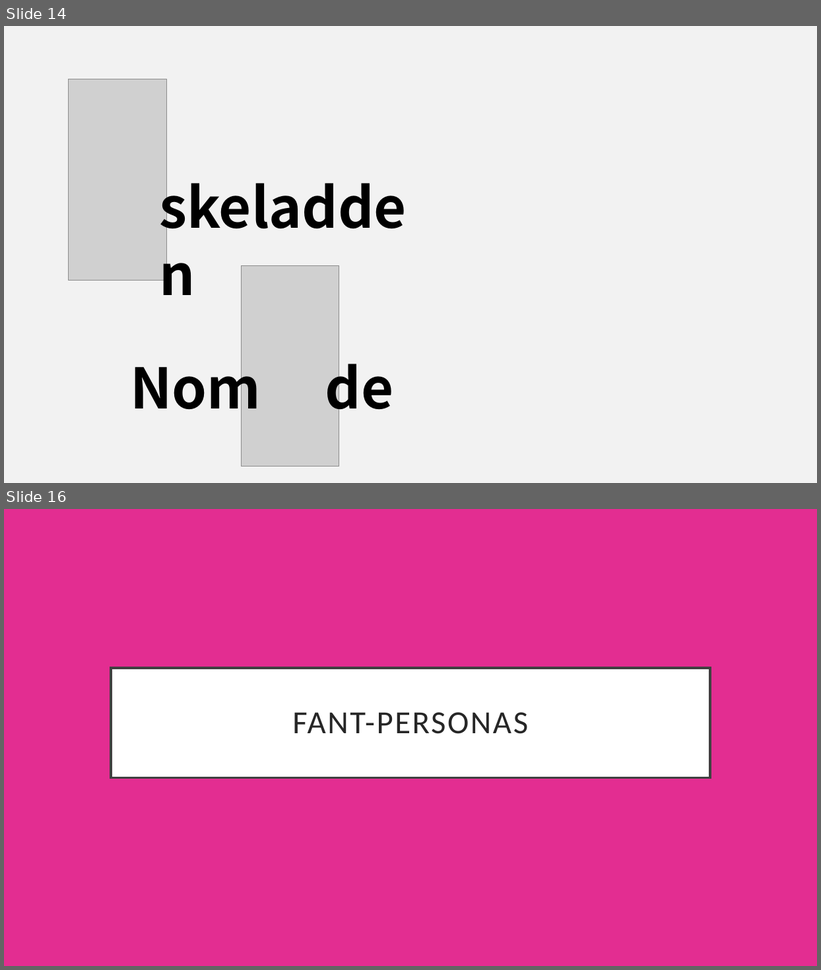
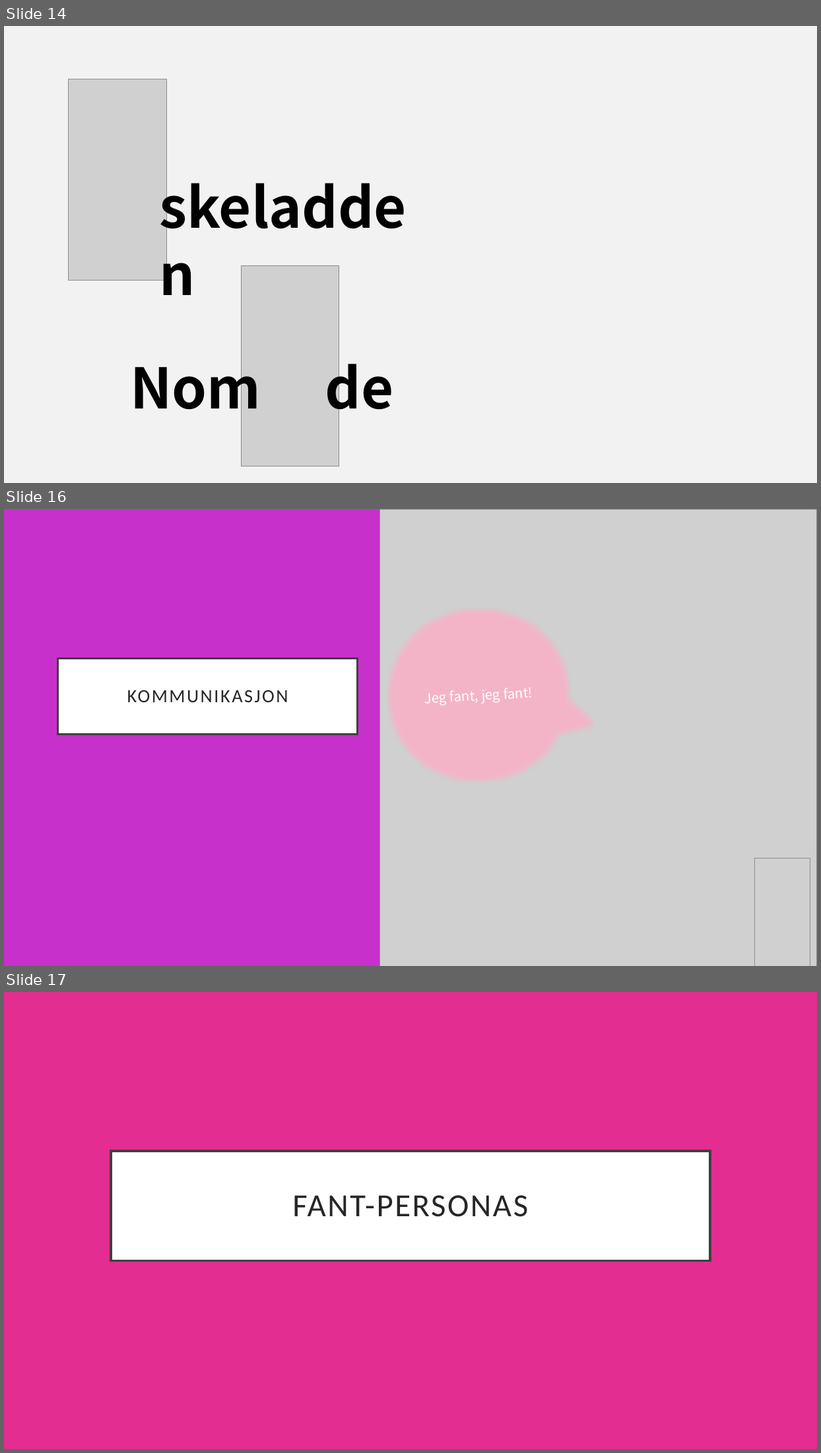
Before and after one commit to knowit/fant, a slide deck: doc/konsept/Fant-.pptx. Shown one above the other, each under a label of ours: slides 14 and 16 before the commit, slides 14, 16 and 17 after it; the slides between them are not shown. The pictures are 821x970 and 821x1453 pixels, drawn with LibreOffice and Linux fonts; fonts in the diff are those of the drawing; grey boxes stand for pictures. Boxes give left, top, right and bottom in pixels: in the first picture for what was removed or moved away, otherwise in the second. Text is boxed around its words. In the diff, an @@ line names an element or a change of style, - is before the commit and + after.

```diff
--- a/doc/konsept/Fant-.pptx
+++ b/doc/konsept/Fant-.pptx
@@ slide 16 added at [4, 509, 817, 966], background #F2F2F2 @@
@@ rectangle added at [4, 509, 411, 966], fill #C830CC @@
@@ picture added at [380, 510, 817, 966] @@
@@ speech bubble added at [387, 608, 570, 783], fill #FEAEC7 at 50% opacity, 16 pt, text #FFFFFF @@
+Jeg fant, jeg fant!
@@ title added at [57, 658, 358, 734], fill #FFFFFF, outline #404040 2.5 pt, 22 pt, text #262626 @@
+KOMMUNIKASJON
@@ picture added at [755, 859, 811, 966] @@
@@ what was slide 16 is now slide 17 @@
```
Also in this commit, not shown: 9 slides changed, 2 other slides added.
